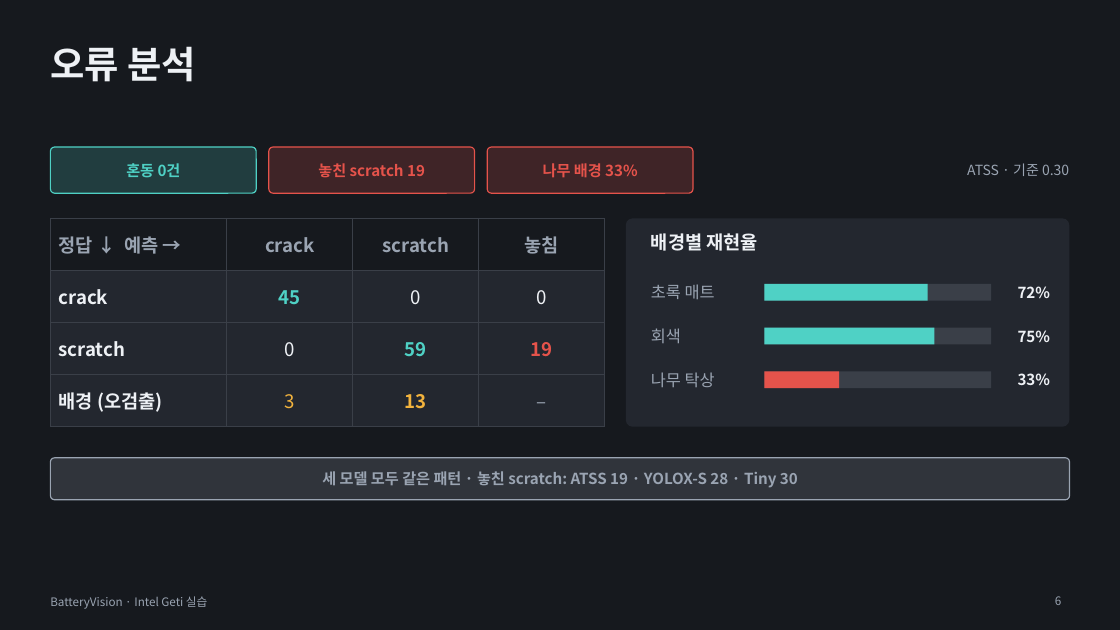
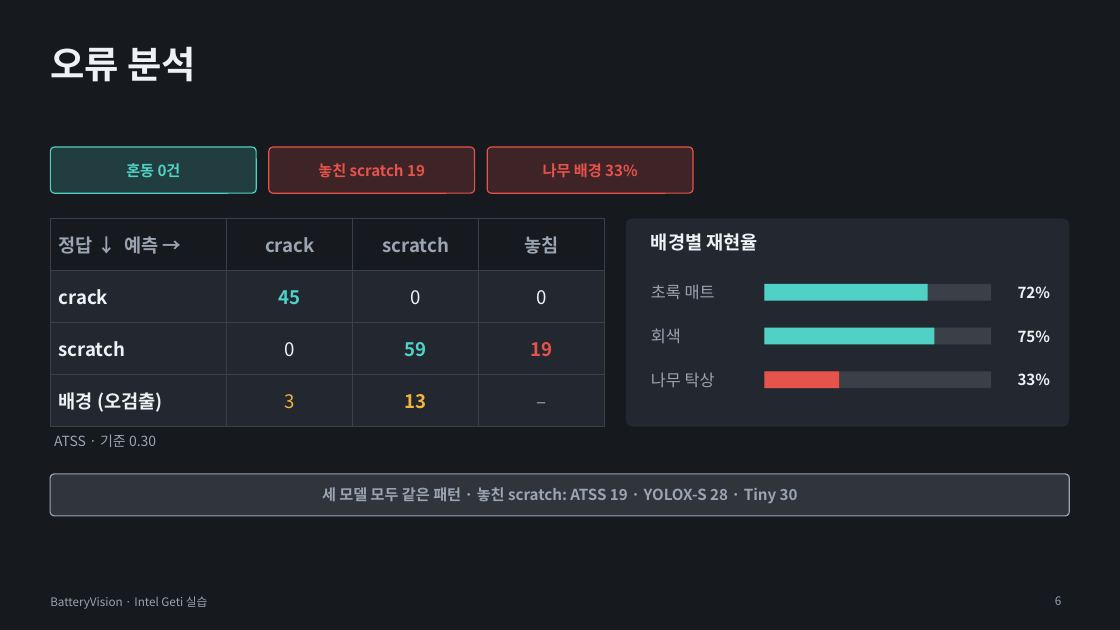
Before and after one commit to se4nchoi/batteryvision, a slide deck: slide 6 of docs/submission/BatteryVision_발표.pptx. Drawn at 1120x630 pixels with LibreOffice and Linux fonts; fonts in the diff are those of the drawing. Boxes give left, top, right and bottom in pixels: in the first picture for what was removed or moved away, otherwise in the second. Text is boxed around its words. In the diff, an @@ line names an element or a change of style, - is before the commit and + after.

```diff
--- a/docs/submission/BatteryVision_발표.pptx
+++ b/docs/submission/BatteryVision_발표.pptx
@@ text "ATSS · 기준 0.30": place and size @@
-text "ATSS · 기준 0.30" at bbox=[967, 163, 1069, 176]
+text "ATSS · 기준 0.30" at bbox=[54, 434, 156, 447]
@@ text "세 모델 모두 같은 패턴 ...": place and size @@
-text "세 모델 모두 같은 패턴 ..." at bbox=[322, 471, 798, 488]
+text "세 모델 모두 같은 패턴 ..." at bbox=[322, 487, 798, 504]
@@ rounded rectangle: place and size @@
-rounded rectangle at bbox=[50, 458, 1070, 500]
+rounded rectangle at bbox=[50, 474, 1070, 516]
```
Also in this commit, not shown: 6 other slides changed, 1 other file.
